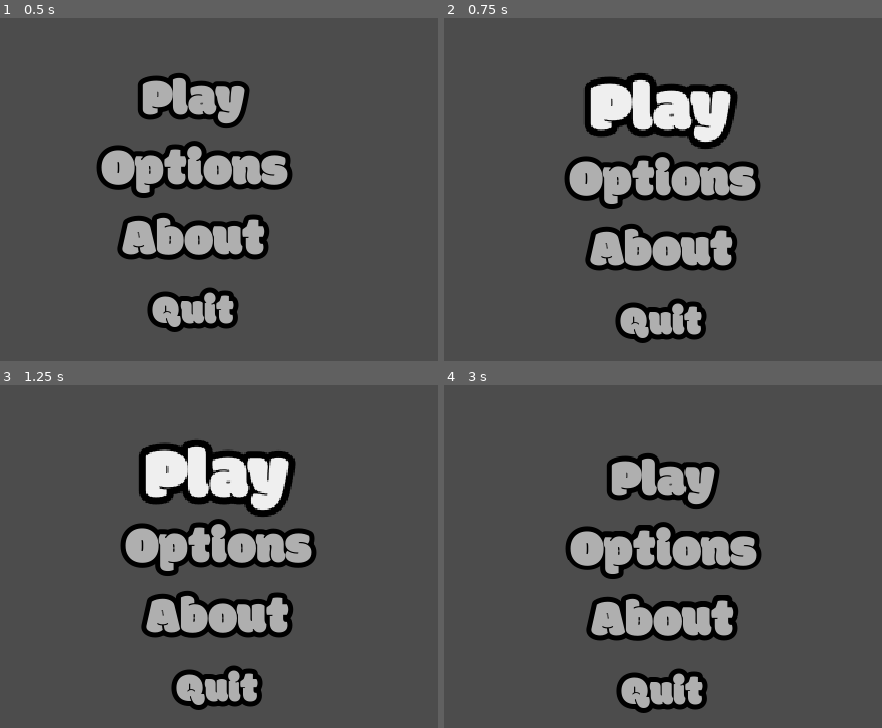
Above: before the commit, frames 1-4 (two rows, left to right).
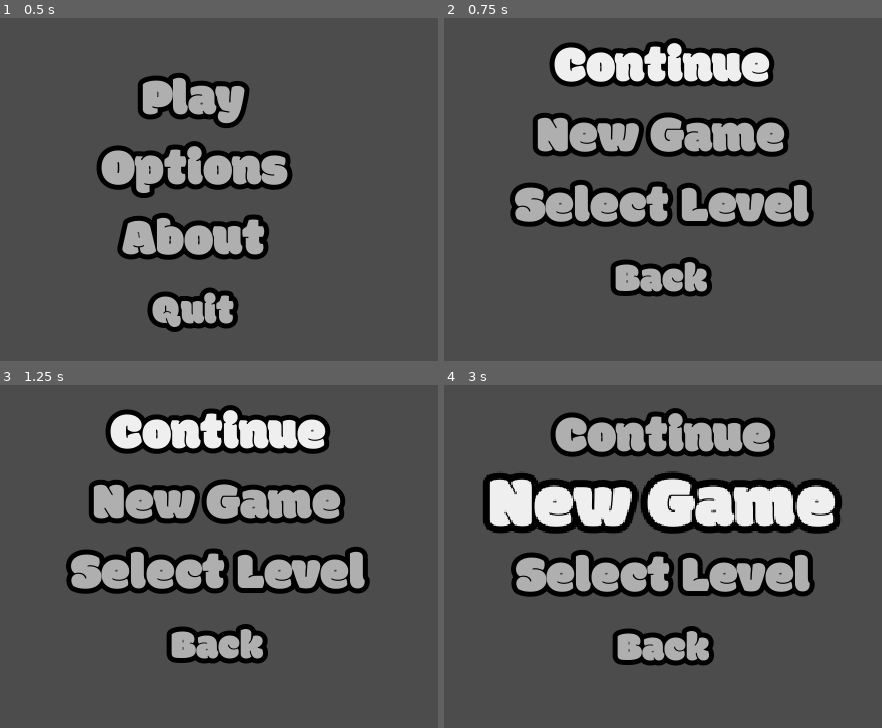
Above: after the commit, the same moments.

Repository: senseibobo/velika-gozba
Game: Godot game, scene res://UI/MainMenu.tscn
Two runs of this game, one before a commit and one after it. Both use one fixed random seed, a clock stepped at 60 frames per second and the inputs below. This scene is started directly instead of the project's main scene.
Inputs (mouse positions are in pixels of both pictures, inside the frame that each line leads up to):
- Up to frame 1 (0.5 s): no input
- Up to frame 2 (0.75 s): click "Play" at 0.5 s
- Up to frame 3 (1.25 s): no input
- Up to frame 4 (3 s): click (658, 477) at 1.25 s, where only the run before the commit has a clickable "Play"; click (663, 505) at 2 s, where only the run after the commit has a clickable "New Game"; click (663, 508) at 2.75 s, where only the run after the commit has a clickable "New Game"

Frame 1 is identical in both runs. In frame 2, 32% of the frame differs, in the area x 15-85%, y 5-95%; in frame 3, 32%; in frame 4, 36%, in the area x 8-91%, y 6-96%.

Commit message:
Fixed play menu

Diff:
--- a/Game/UI/MainMenu.tscn
+++ b/Game/UI/MainMenu.tscn
@@ -38,7 +38,6 @@
 }
 
 [node name="MenuContainer" type="VBoxContainer" parent="CenterContainer"]
-visible = false
 margin_left = -151.0
 margin_top = -208.0
 margin_right = 150.0
@@ -133,7 +132,6 @@
 text = "Back"
 
 [node name="AboutContainer" type="VBoxContainer" parent="CenterContainer"]
-visible = false
 margin_left = -173.0
 margin_top = -152.0
 margin_right = 172.0
@@ -171,7 +169,6 @@
 text = "Back"
 
 [node name="CreditsContainer" type="VBoxContainer" parent="CenterContainer"]
-visible = false
 margin_left = -120.0
 margin_top = -152.0
 margin_right = 120.0
@@ -209,7 +206,6 @@
 text = "Back"
 
 [node name="AboutUsContainer" type="VBoxContainer" parent="CenterContainer"]
-visible = false
 margin_left = -120.0
 margin_top = -96.0
 margin_right = 120.0
@@ -237,7 +233,6 @@
 text = "Back"
 
 [node name="MusicContainer" type="VBoxContainer" parent="CenterContainer"]
-visible = false
 margin_left = -424.0
 margin_top = -259.0
 margin_right = 424.0
@@ -276,7 +271,6 @@
 text = "Back"
 
 [node name="SFXContainter" type="VBoxContainer" parent="CenterContainer"]
-visible = false
 margin_left = -120.0
 margin_top = -96.0
 margin_right = 120.0
@@ -303,6 +297,7 @@
 enabled_focus_mode = 0
 text = "Back"
 
+[connection signal="pressed" from="CenterContainer/MenuContainer/Play" to="." method="_on_Play_pressed"]
 [connection signal="pressed" from="CenterContainer/MenuContainer/About" to="." method="_on_About_pressed"]
 [connection signal="pressed" from="CenterContainer/MenuContainer/Quit" to="." method="_on_Quit_pressed"]
 [connection signal="pressed" from="CenterContainer/PlayContainer/Back" to="." method="_on_Back_pressed"]
